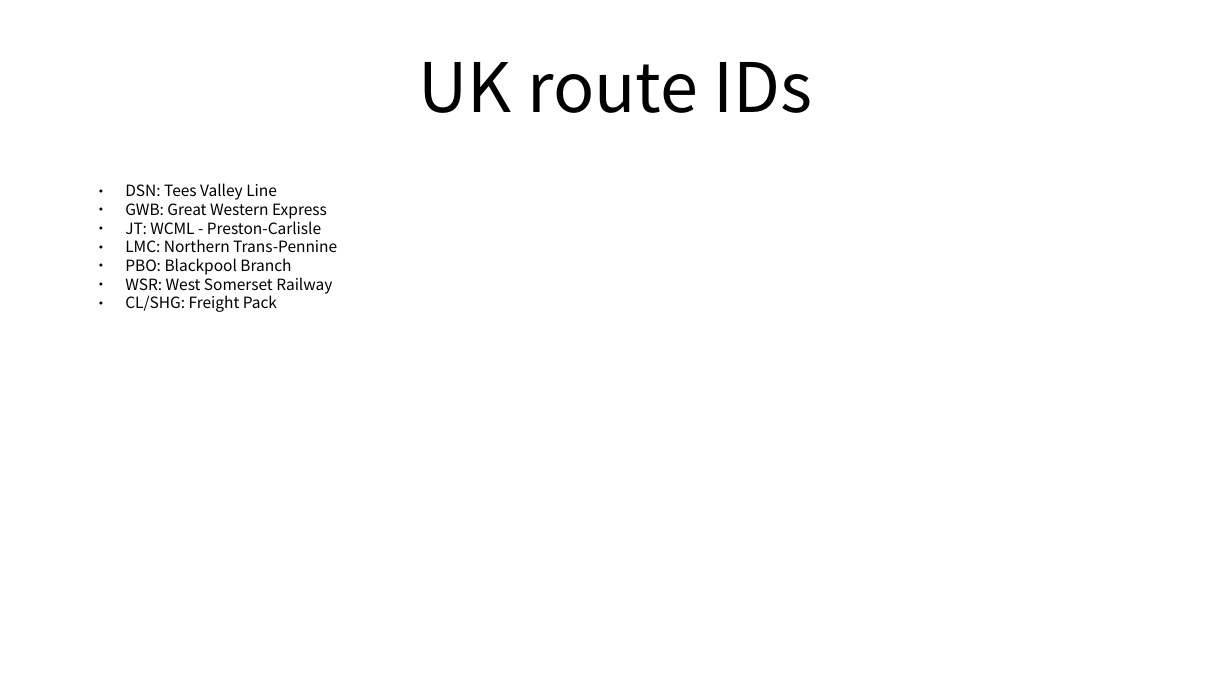
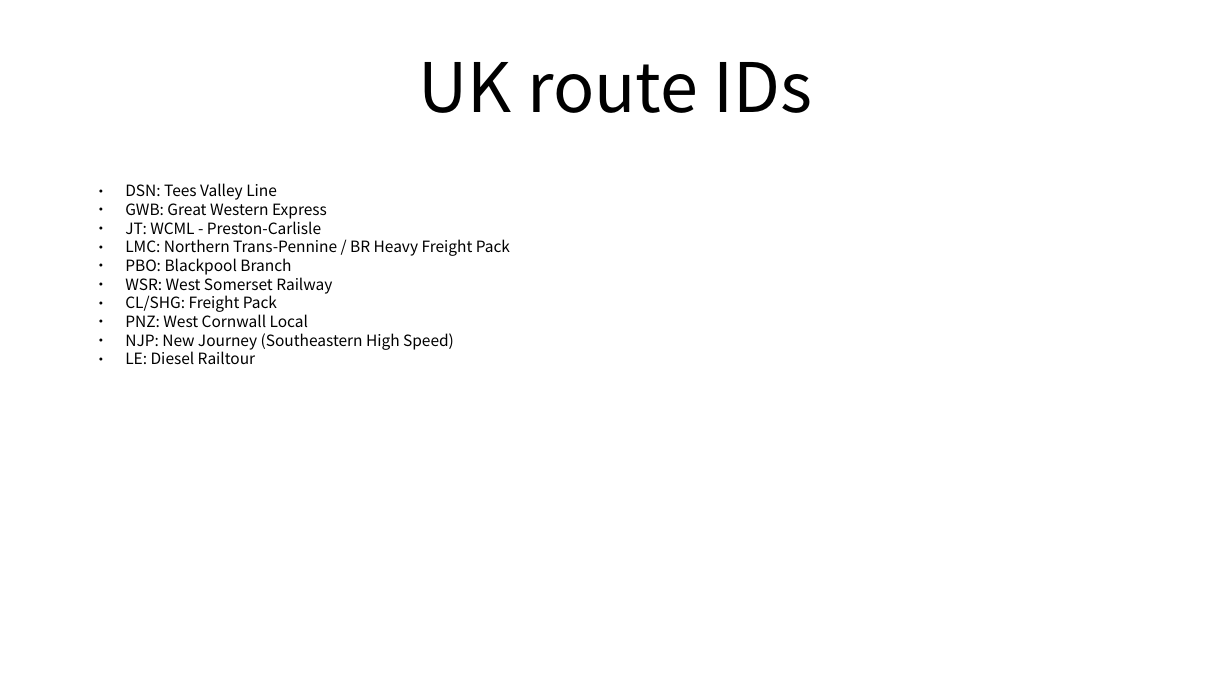
Before and after one commit to FreddyYJ/TSW-RailDriver-Remap, a slide deck: slide 7 of Index.odp. Drawn at 1232x693 pixels with LibreOffice and Linux fonts; fonts in the diff are those of the drawing. Boxes give left, top, right and bottom in pixels: in the first picture for what was removed or moved away, otherwise in the second. Text is boxed around its words. In the diff, an @@ line names an element or a change of style, - is before the commit and + after.

```diff
--- a/Index.odp
+++ b/Index.odp
@@ text at (125,239,510,256): text changed @@
-● LMC: Northern Trans-Pennine
+● LMC: Northern Trans-Pennine / BR Heavy Freight Pack
@@ text at (125,314,454,364): paragraphs added @@
+● PNZ: West Cornwall Local
+● NJP: New Journey (Southeastern High Speed)
+● LE: Diesel Railtour
```
Also in this commit, not shown: 20 other files.
